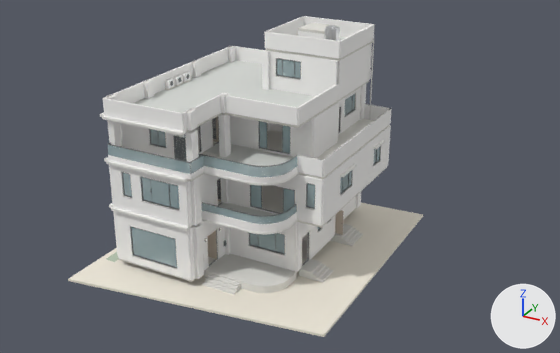
Two versions of the glTF model output/realism/architecture-baseline.glb, one commit apart.
Both versions are drawn from a 50 mm camera at (27.5, -46.6, 29.1) aimed at (1.5, 0.7, 5.5). Lighting does not change. The marker at lower right points along +X, +Y and +Z. The picture after the commit comes second. Where no turn or scale is listed for an object, it has been applied to the vertices. Vertices at exactly the same position are counted once.

In view in the first picture: 'FLOOR_1_wall_facade', 'FLOOR_1_window_glass', 'FLOOR_2_wall_facade', 'FLOOR_3_parapet_facade', 'FLOOR_3_railing_glass', 'FLOOR_3_wall_facade', 'FLOOR_4_floor_finish_terrace', 'FLOOR_4_parapet_facade', 'FLOOR_4_wall_facade', 'ROOF_parapet_facade', 'SITE_site_ground', 'SITE_site_porch' and 53 more.
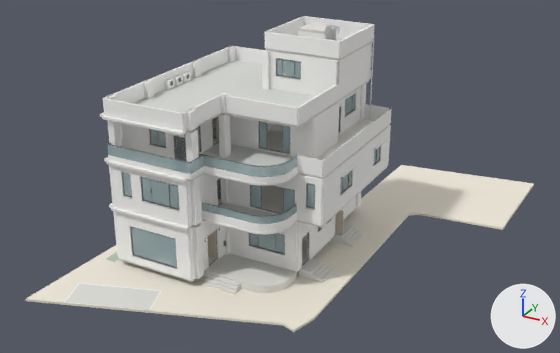
Boxes [x1, y1, x2, y2] around the edits, measured in the pictures (560 x 353 px):
'SITE_site_ground', reshaped
    before: [68, 203, 423, 337]
    after: [25, 165, 534, 332]
'SITE_site_porch', reshaped (85% wider, 22% taller)
    before: [203, 224, 363, 295]
    after: [66, 224, 363, 311]
'SITE_site_white', added
    after: [64, 283, 161, 310]
part 2 of me_site_site_porch, added
    after: [66, 284, 160, 311]

The edits, one by one:
Material 'white' (mat_white) is new.
Its base color is (0.941, 0.937, 0.894) (white #f8f8f3).
Its roughness is 0.78.
me_site_site_ground is used by ob_site_site_ground; location (0.0, 0.0, 0.0).
me_site_site_ground had 8 vertices, 12 faces and spanned x -9.1..10.0, y -11.7..10.5, z -0.2..0.0.
me_site_site_ground now has 22 vertices, 40 faces and spans x -9.8..16.6, y -15.1..21.5, z -0.2..0.0.
me_site_site_ground part 1: the whole mesh is rebuilt.
me_site_site_porch is used by ob_site_site_porch; location (0.0, 0.0, 0.0).
me_site_site_porch had 146 vertices, 272 faces and spanned x -3.9..7.2, y -7.8..9.2, z 0.0..0.6.
me_site_site_porch now has 156 vertices, 288 faces and spans x -8.0..7.2, y -14.1..9.2, z 0.0..0.6.
Part 2, on me_site_site_porch:
10 vertices are added at x -8.0..-1.4, y -14.1..-9.8, z 0.0.
16 new faces join them.
Mesh me_site_site_white is new.
It has 32 vertices, 48 faces and spans x -8.01..-1.39, y -14.17..-9.74, z 0.01..0.02.
It uses material mat_white (white #f8f8f3).
Object 'SITE_site_white' (ob_site_site_white) is new; it shows me_site_site_white.
Its location is (0.0, 0.0, 0.0).
